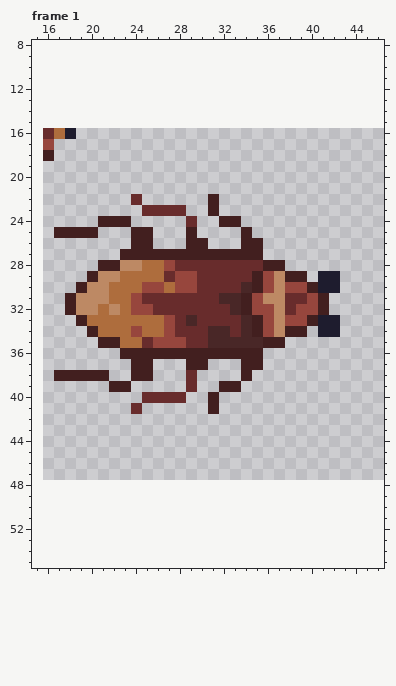
Pixel-art file, stored at ! assets/ase/bugpixelart.ase. That is the earlier state.
32x32 pixels, 1 frame. Colours within 5 levels of each other are drawn and written as one. Shown: frame 1: x 15..46, y 8..55. The old version is drawn lined up with the new one, on the new canvas. The commit also changed other frames, which this record leaves out.
After the commit:
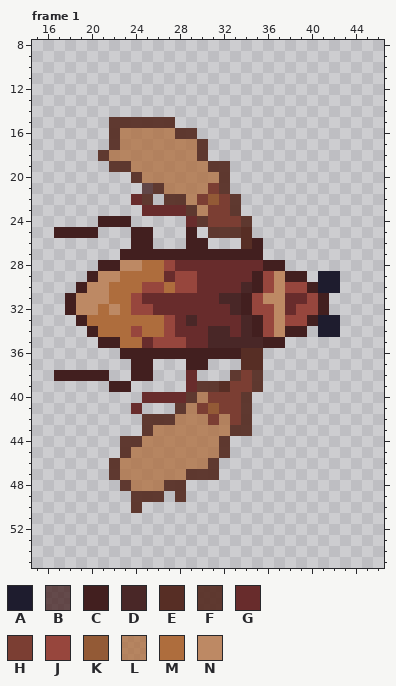
Palette (. is transparent): A #1e1c2e  B #421f1fc0  C #421f1f  D #492727  E #572e25  F #582f25ef  G #682c2c  H #7b3e33  J #97463d  K #935a36  L #ae6d3dc0  M #ae6d3d  N #bd8964
The exact change:
canvas 32x32 -> 64x64, the old top-left corner now at 16,16
Frame 1:
The author put colour B in row 21 at x 25.
Colour C becomes colour E in rows 25 to 26 at x 34; in rows 36 to 37 at x 34 to 35; in row 39 at x 32.
The author put colour F in row 15 at x 22 to 27; in row 16 at x 22 and 28 to 29; in row 17 at x 22 and 30; in row 18 at x 21 and 30; in row 19 at x 22 to 23 and 31 to 32; in row 20 at x 24 and 32.
The author put colour F in row 21 at x 26 and 32; in row 22 at x 25, 27 to 28 and 33; in row 23 at x 29 and 33; in row 24 at x 30 and 34; in row 25 at x 31 to 33; in row 38 at x 33 and 35.
The author put colour F in row 39 at x 30 to 31 and 35; in row 40 at x 29 and 34; in row 41 at x 28 and 34; in row 42 at x 25 to 27 and 34; in row 43 at x 25 and 33 to 34; in row 44 at x 23 to 24 and 32.
The author put colour F in row 45 at x 23 and 32; in row 46 at x 22 and 31; in row 47 at x 22 and 29 to 31; in row 48 at x 23 and 27 to 28; in row 49 at x 24 to 26 and 28; in row 50 at x 24.
The author put colour H in row 21 at x 31; in row 22 at x 30 and 32; in row 23 at x 32; in row 24 at x 31; in row 39 at x 34; in row 40 at x 32 to 33.
The author put colour H in row 41 at x 30 and 32 to 33; in row 42 at x 31 and 33.
Colour C becomes colour H in row 23 at x 31; in row 24 at x 32 to 33; in row 38 at x 34; in row 39 at x 33; in row 40 at x 31.
Colour C becomes colour K in row 22 at x 31; in row 41 at x 31.
The author put colour L in row 16 at x 23 to 27; in row 17 at x 23 to 29; in row 18 at x 22 to 29; in row 19 at x 24 to 30; in row 20 at x 25 to 31; in row 21 at x 27 to 30.
The author put colour L in row 22 at x 29; in row 23 at x 30; in row 40 at x 30; in row 41 at x 29; in row 42 at x 28 to 30 and 32; in row 43 at x 26 to 32.
The author put colour L in row 44 at x 25 to 31; in row 45 at x 24 to 31; in row 46 at x 23 to 30; in row 47 at x 23 to 28; in row 48 at x 24 to 26.
Colour A is gone in row 16 at x 18.
Colour C is gone in row 18 at x 16.
Colour G is gone in row 16 at x 16.
Colour J is gone in row 17 at x 16.
Colour M is gone in row 16 at x 17.
Changed places in both pictures, as pixel boxes (x1, y1, x2, y2):
changed: (43, 117, 252, 249)
changed: (109, 348, 263, 513)
